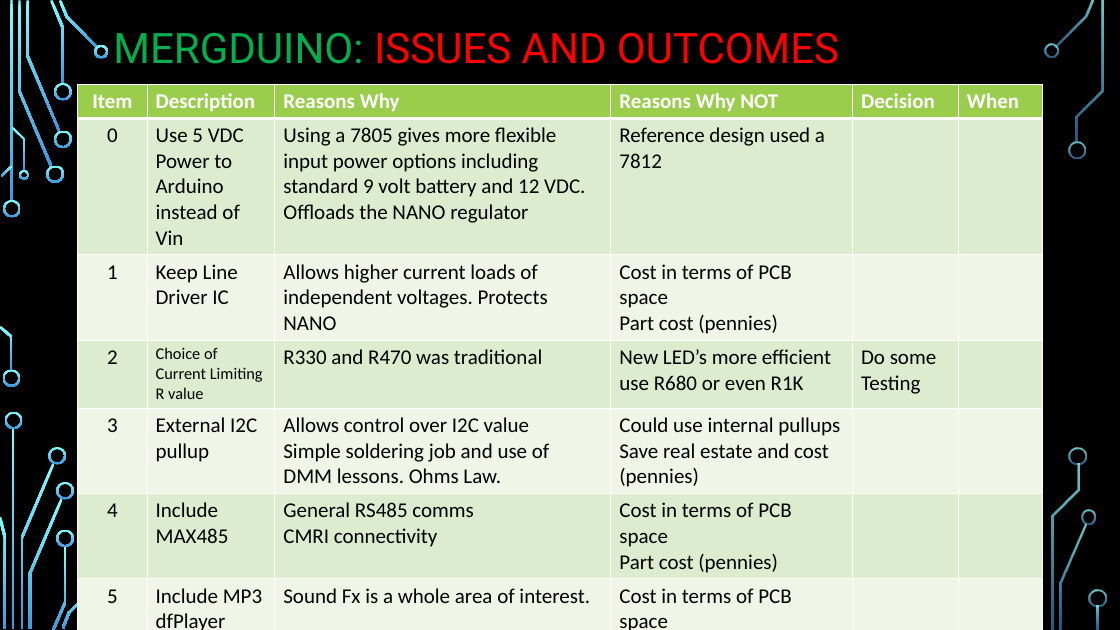
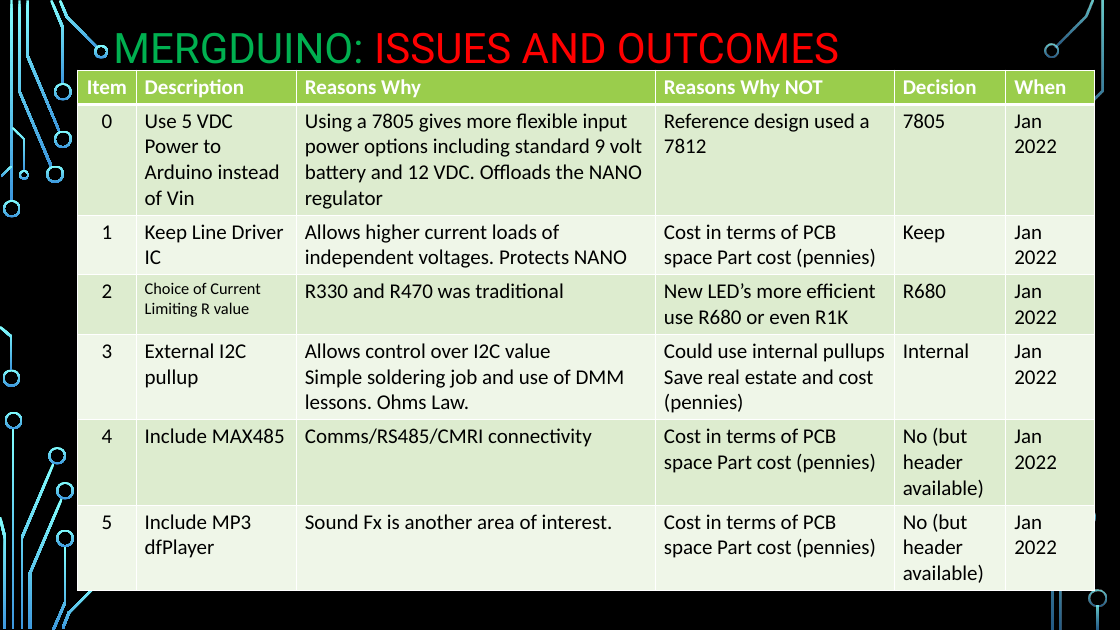
Before and after one commit to Alan-Lomax/MERG-SIG-Presentations, a slide deck: slide 9 of Practical Arduino - Ground Up.pptx. Drawn at 1120x630 pixels with LibreOffice and Linux fonts; fonts in the diff are those of the drawing; background and template pictures are left out. Boxes give left, top, right and bottom in pixels: in the first picture for what was removed or moved away, otherwise in the second. Text is boxed around its words. In the diff, an @@ line names an element or a change of style, - is before the commit and + after.

```diff
--- a/Practical Arduino - Ground Up.pptx
+++ b/Practical Arduino - Ground Up.pptx
@@ table at (77,70,1095,587) @@
-row 2, column 5: 
+row 2, column 5: 7805
-row 2, column 6: 
+row 2, column 6: Jan 2022
-row 3: 1 | Keep Line Driver IC | Allows higher current loads of independent voltages. Protects NANO | Cost in terms of PCB space / Part cost (pennies) |  | 
+row 3: 1 | Keep Line Driver IC | Allows higher current loads of independent voltages. Protects NANO | Cost in terms of PCB space Part cost (pennies) | Keep | Jan 2022
-row 4, column 5: Do some Testing
+row 4, column 5: R680
-row 4, column 6: 
+row 4, column 6: Jan 2022
-row 5, column 5: 
+row 5, column 5: Internal
-row 5, column 6: 
+row 5, column 6: Jan 2022
-row 6: 4 | Include MAX485 | General RS485 comms / CMRI connectivity | Cost in terms of PCB space / Part cost (pennies) |  | 
+row 6: 4 | Include MAX485 | Comms/RS485/CMRI connectivity | Cost in terms of PCB space Part cost (pennies) | No (but header available) | Jan 2022
-row 7: 5 | Include MP3 dfPlayer | Sound Fx is a whole area of interest. | Cost in terms of PCB space / Part cost (pennies) |  | 
+row 7: 5 | Include MP3 dfPlayer | Sound Fx is another area of interest. | Cost in terms of PCB space Part cost (pennies) | No (but header available) | Jan 2022
@@ table: place and size @@
-table at (77,84,1043,630)
+table at (77,70,1095,587)
```
Also in this commit, not shown: 6 other slides changed, 1 slide removed.
